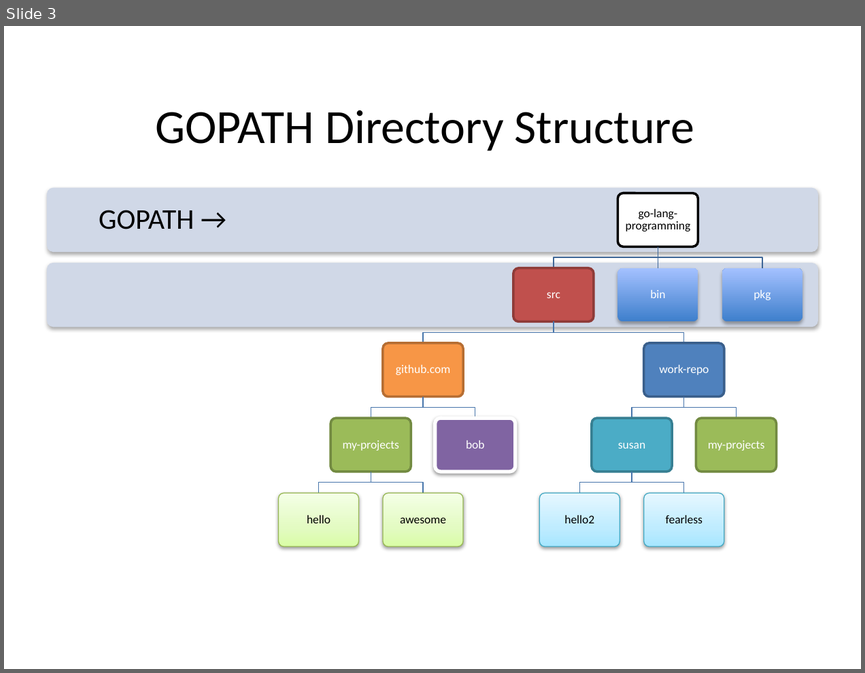
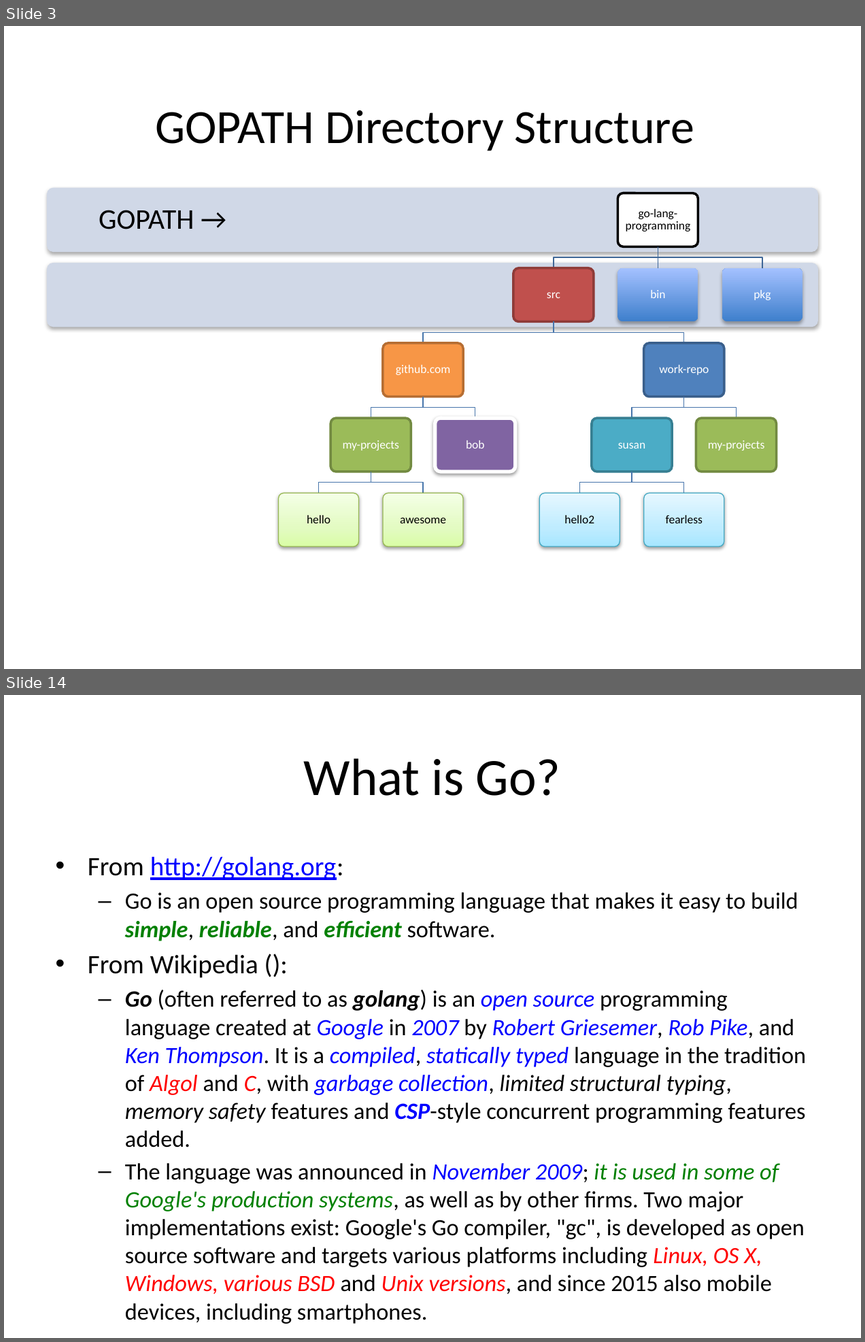
Before and after one commit to xiliax/go-lang-programming, a slide deck: doc/Go-Lang-Programming.pptx. Shown one above the other, each under a label of ours: slide 3 before the commit, slides 3 and 14 after it; the slides between them are not shown. The pictures are 865x673 and 865x1342 pixels, drawn with LibreOffice and Linux fonts; fonts in the diff are those of the drawing. Boxes give left, top, right and bottom in pixels: in the first picture for what was removed or moved away, otherwise in the second. Text is boxed around its words. In the diff, an @@ line names an element or a change of style, - is before the commit and + after.

Commit message:
c02s01 - Getting To Know Go (golang) - Updated docs, slides, and code sample.

```diff
--- a/doc/Go-Lang-Programming.pptx
+++ b/doc/Go-Lang-Programming.pptx
@@ slide 14 added at (4,695,861,1338), background #FFFFFF @@
@@ title added at (304,758,561,796), 44 pt, text #000000 @@
+What is Go?
@@ text added at (88,856,806,1323), 19.6 pt, text #000000 @@
+• From http://golang.org:
+  – Go is an open source programming language that makes it easy to build simple, reliable, and efficient software.
+• From Wikipedia ():
+  – Go (often referred to as golang) is an open source programming language created at Google in 2007 by Robert Griesemer, Rob Pike, and Ken Thompson. It is a compiled, statically typed language in the tradition of Algol and C, with garbage collection, limited structural typing, memory safety features and CSP-style concurrent programming features added.
+  – The language was announced in November 2009; it is used in some of Google's production systems, as well as by other firms. Two major implementations exist: Google's Go compiler, "gc", is developed as open source software and targets various platforms including Linux, OS X, Windows, various BSD and Unix versions, and since 2015 also mobile devices, including smartphones.
```
Also in this commit, not shown: 1 slide changed, 17 other slides added, 24 other files.
